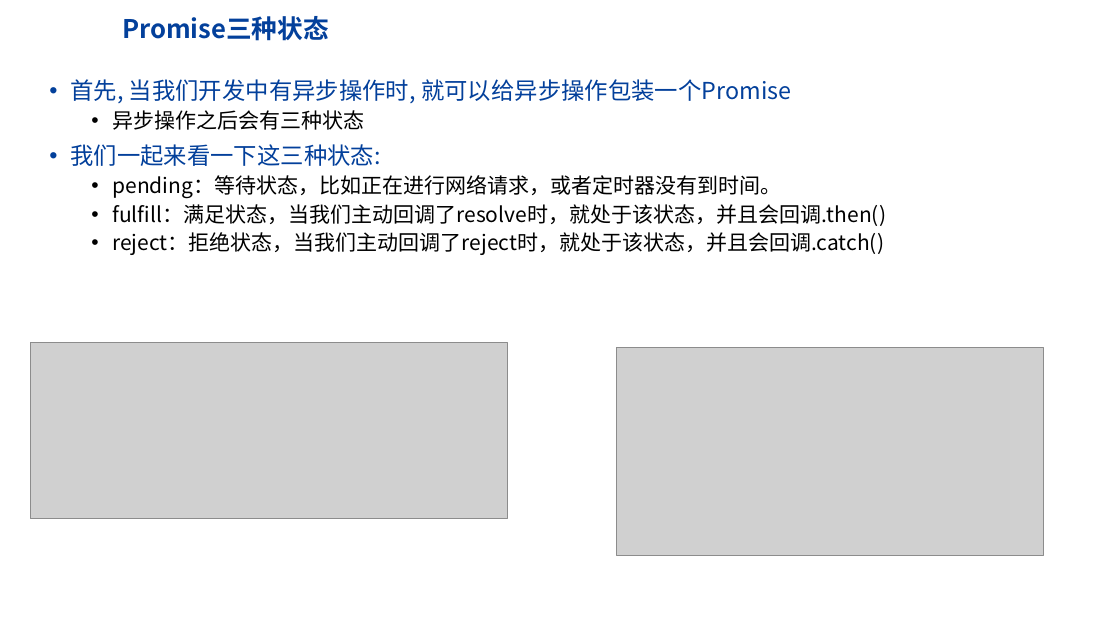
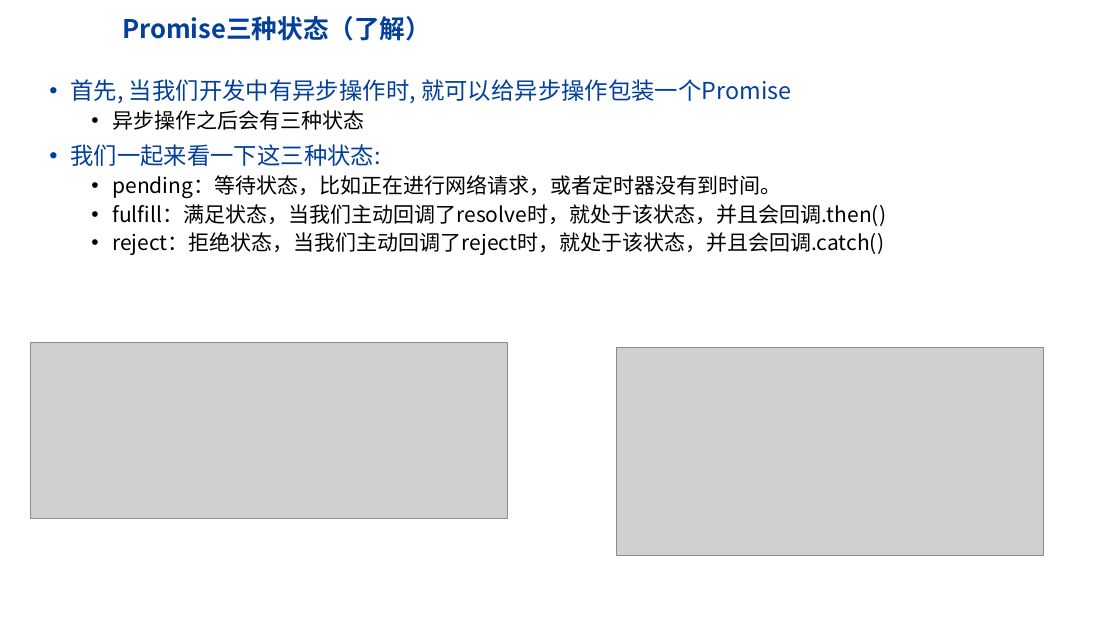
Before and after one commit to highh5/highh5.github.io, a slide deck: slide 8 of 其它提交/promise.pptx (slide 6 before the commit). Drawn at 1120x630 pixels with LibreOffice and Linux fonts; fonts in the diff are those of the drawing; grey boxes stand for pictures; background and template pictures are left out. Boxes give left, top, right and bottom in pixels: in the first picture for what was removed or moved away, otherwise in the second. Text is boxed around its words. In the diff, an @@ line names an element or a change of style, - is before the commit and + after.

```diff
--- a/其它提交/promise.pptx
+++ b/其它提交/promise.pptx
@@ title at (122, 16, 431, 41): text changed @@
-Promise三种状态
+Promise三种状态（了解）
```
Also in this commit, not shown: 1 other slide changed, 4 slides added, 38 other files.
